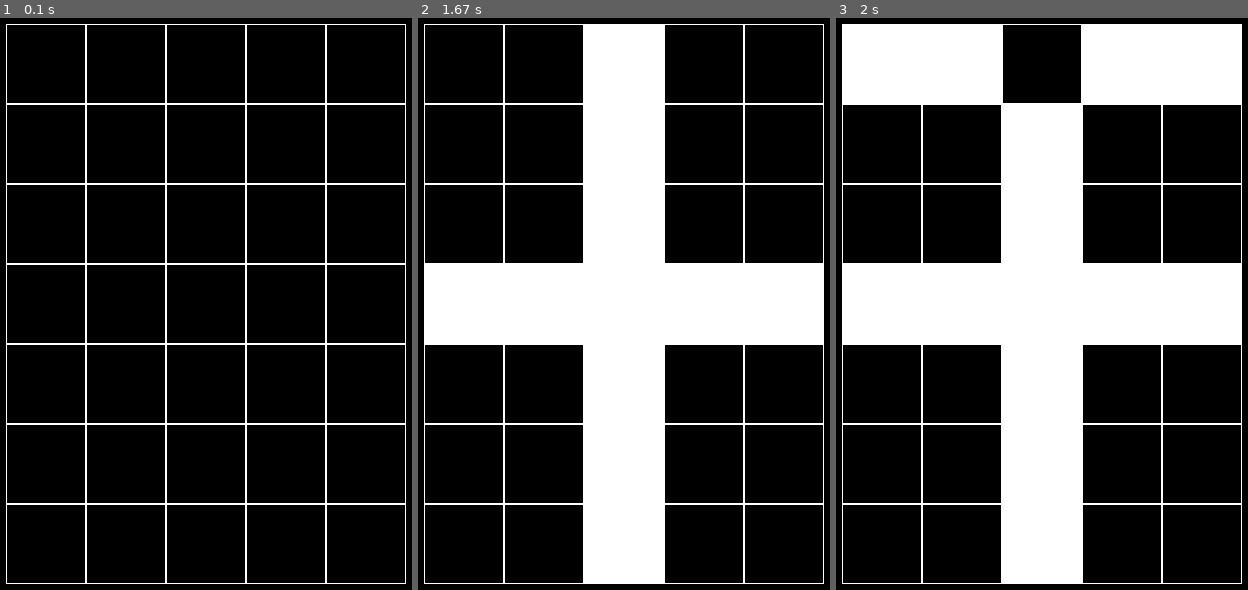
Above: before the commit, frames 1-3 (left to right).
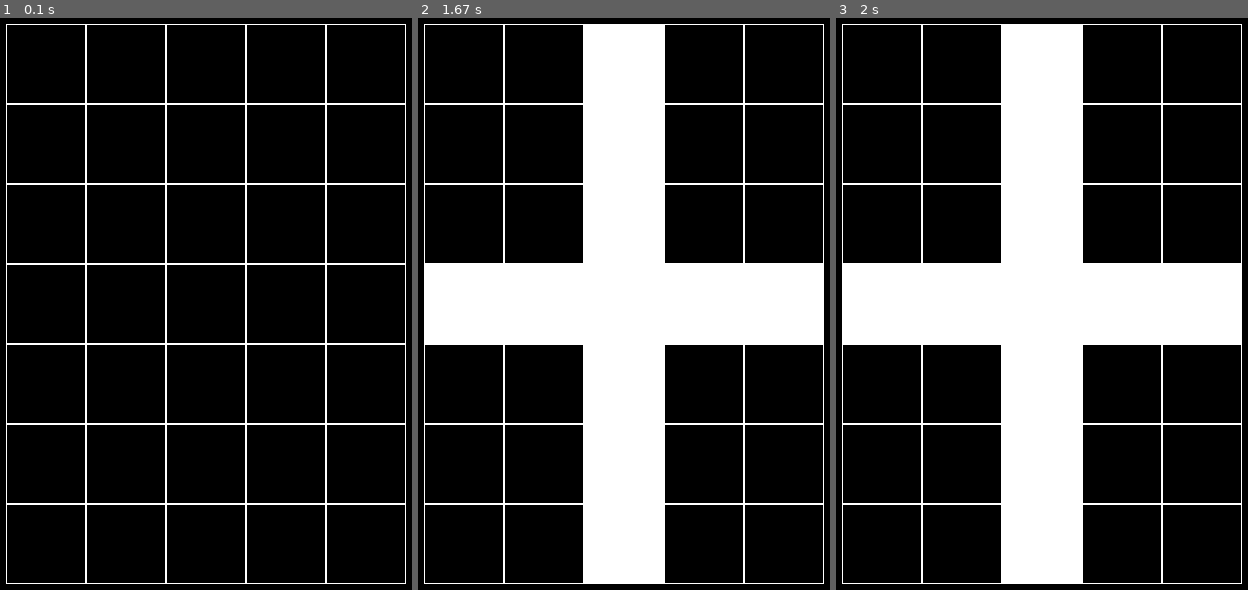
Above: after the commit, the same moments.

Repository: AlexSeliv-22/together
Game: pygame game, started from Aleksandra/lesson 3/Черное в белое.py
The game is run twice, just before and just after one commit, with the same random seed, the same clock (stepped at 60 frames per second) and the same inputs.
Inputs (mouse positions are in pixels of both pictures, inside the frame that each line leads up to):
- Up to frame 1 (0.1 s): no input
- Up to frame 2 (1.67 s): click (624, 304) at 0.38 s
- Up to frame 3 (2 s): click (outside the picture) at 1.72 s

Frames 1-2 are identical in both runs. In frame 3, 13% of the frame differs, in the area x 1-99%, y 1-15%.

Commit message:
Have done! :)

Diff:
--- a/Aleksandra/lesson 3/Черное в белое.py
+++ b/Aleksandra/lesson 3/Черное в белое.py
@@ -1,7 +1,7 @@
 import pygame
 
 class Board:
-    def __init__(self, height, width):
+    def __init__(self, width, height):
         self.width = width
         self.height = height
         self.board = [[0] * width for _ in range(height)]
@@ -11,14 +11,16 @@
         self.w = 1
         self.surface = screen
         self.on_click = (0, 0)
-        self.x = 0
-        self.y = 0
+        self.x = -1
+        self.y = -1
 
     def render(self, surface):
         self.surface = surface
         for i in range(self.height):
             for j in range(self.width):
-                pygame.draw.rect(self.surface, "white", (self.left + (i * self.cell_size), self.top + (j * self.cell_size), self.cell_size, self.cell_size), self.w)
+                pygame.draw.rect(self.surface, "white", (self.left + (j * self.cell_size),
+                                                         self.top + (i * self.cell_size),
+                                                         self.cell_size, self.cell_size), self.w)
 
     def set_view(self, left, top, cell_size):
         self.left = left
@@ -26,31 +28,39 @@
         self.cell_size = cell_size
         for i in range(self.height):
             for j in range(self.width):
-                pygame.draw.rect(self.surface, "white", (self.left + (i * self.cell_size), self.top + (j * self.cell_size), self.cell_size, self.cell_size), self.w)
+                pygame.draw.rect(self.surface, "white", (self.left + (i * self.cell_size),
+                                                         self.top + (j * self.cell_size),
+                                                         self.cell_size, self.cell_size), self.w)
 
     def get_click(self, mouse_pos):
-        self.on_click = mouse_pos
+        # self.on_click = mouse_pos
+        pass
 
-    def get_cell(self):
-        a, b = self.on_click[0], self.on_click[1]
-        if a in range(self.left, self.left + (self.width*self.cell_size)) and b in range(self.top, self.top + (self.height*self.cell_size)):
-            for i in range(self.width):
-                for j in range(self.height):
-                    if a in range(i*self.cell_size, (i+1)*self.cell_size) and b in range(j*self.cell_size, (j+1)*self.cell_size):
-                        self.x, self.y = i, j
-                        break
+    def get_cell(self, mouse_pos):
+        a, b = mouse_pos[0], mouse_pos[1]
+        if a > self.left and a < self.left + (self.width*self.cell_size):
+            if b > self.top and b < self.top + (self.height*self.cell_size):
+                for i in range(self.height):
+                    for j in range(self.width):
+                        if a in range(self.left+j*self.cell_size, self.left+(j+1)*self.cell_size):
+                            if b in range(self.top+i*self.cell_size, self.top+(i+1)*self.cell_size):
+                                self.x, self.y = j, i
+                                break
+            else:
+                self.x, self.y = -1, -1
         else:
-            self.x, self.y = 0, 0
+            self.x, self.y = -1, -1
+
 
     def change(self):
         for i in range(self.height):
             for j in range(self.width):
-                if i == self.x - 1:
+                if i == self.y:
                     if self.board[i][j] == 0:
                         self.board[i][j] = 1
                     else:
                         self.board[i][j] = 0
-                elif j == self.y:
+                elif j == self.x:
                     if self.board[i][j] == 0:
                         self.board[i][j] = 1
                     else:
@@ -58,9 +68,13 @@
         for i in range(self.height):
             for j in range(self.width):
                 if self.board[i][j] == 0:
-                    pygame.draw.rect(self.surface, "white", (self.left + (i * self.cell_size), self.top + (j * self.cell_size), self.cell_size, self.cell_size), self.w)
+                    pygame.draw.rect(self.surface, "white", (self.left + (j * self.cell_size),
+                                                             self.top + (i * self.cell_size), self.cell_size,
+                                                             self.cell_size), self.w)
                 else:
-                    pygame.draw.rect(self.surface, "white", (self.left + (i * self.cell_size), self.top + (j * self.cell_size), self.cell_size, self.cell_size))
+                    pygame.draw.rect(self.surface, "white", (self.left + (j * self.cell_size),
+                                                             self.top + (i * self.cell_size), self.cell_size,
+                                                             self.cell_size))
 
 
 if __name__ == '__main__':
@@ -79,7 +93,7 @@
             if event.type == pygame.MOUSEBUTTONDOWN:
                 pos = event.pos
                 board.get_click(pos)
-                board.get_cell()
+                board.get_cell(pos)
                 screen.fill((0, 0, 0))
                 board.change()
         pygame.display.flip()
